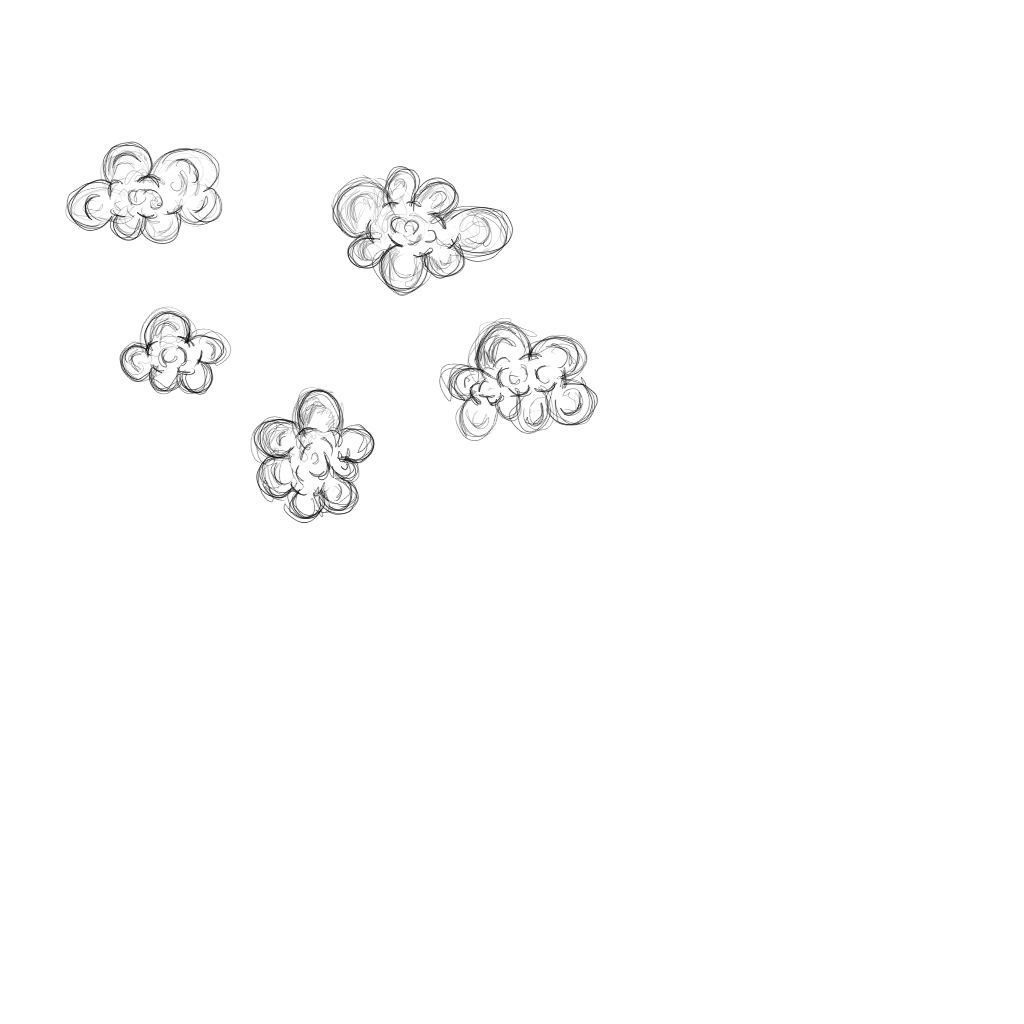
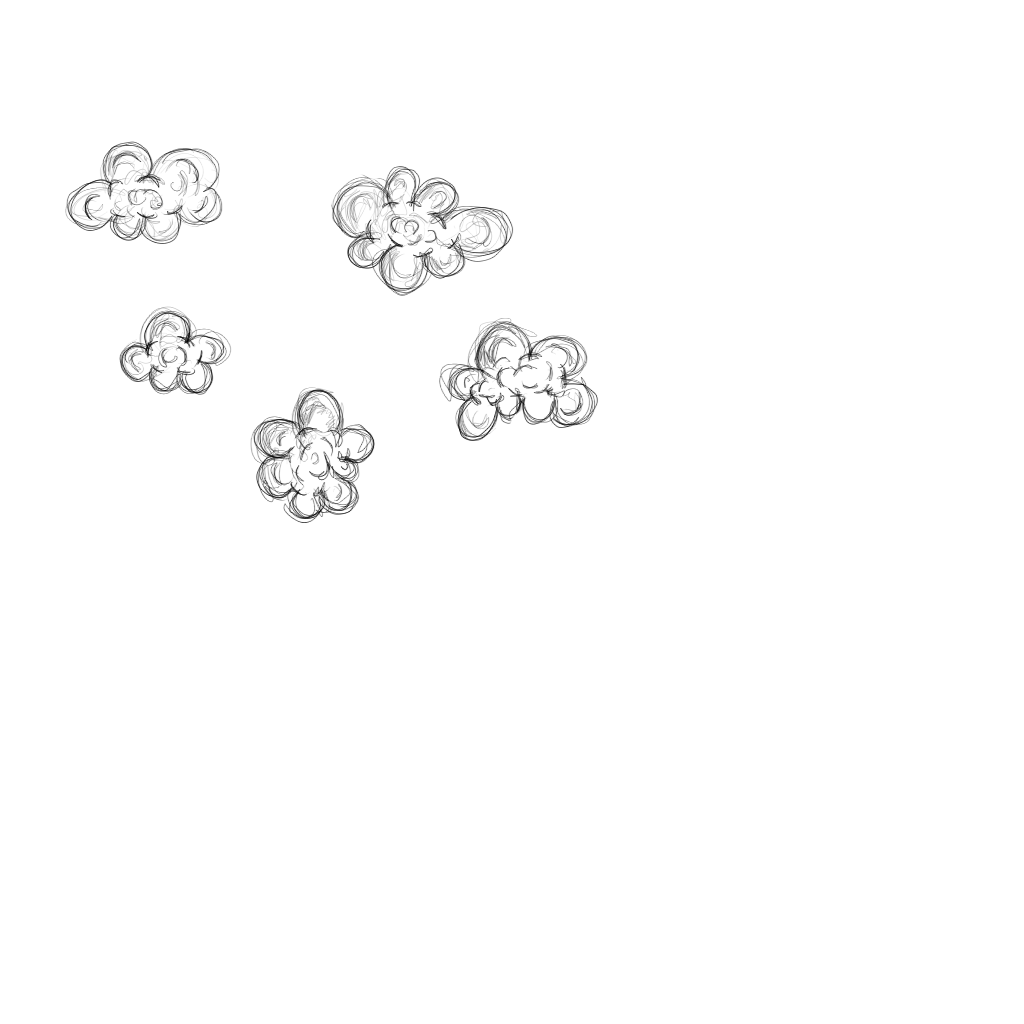
Layers edited between the first and the second w=1024, h=1024 image:
painted on "fluf 5" over [457, 355, 580, 441]
showed "Background" over [457, 355, 580, 441]
